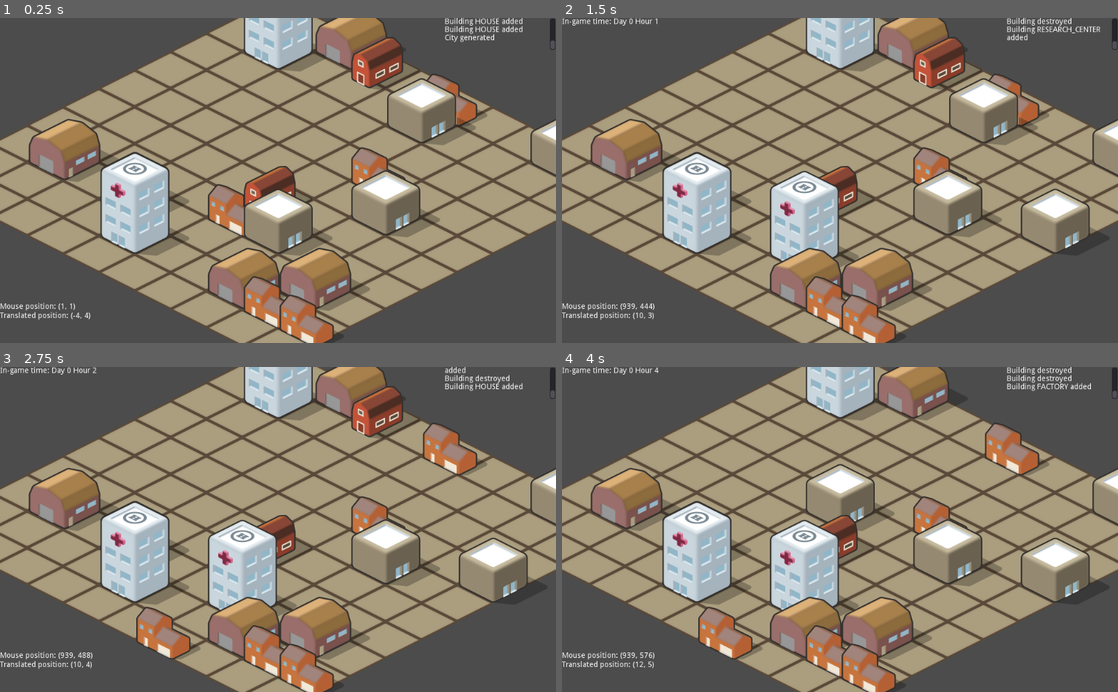
Above: before the commit, frames 1-4 (two rows, left to right).
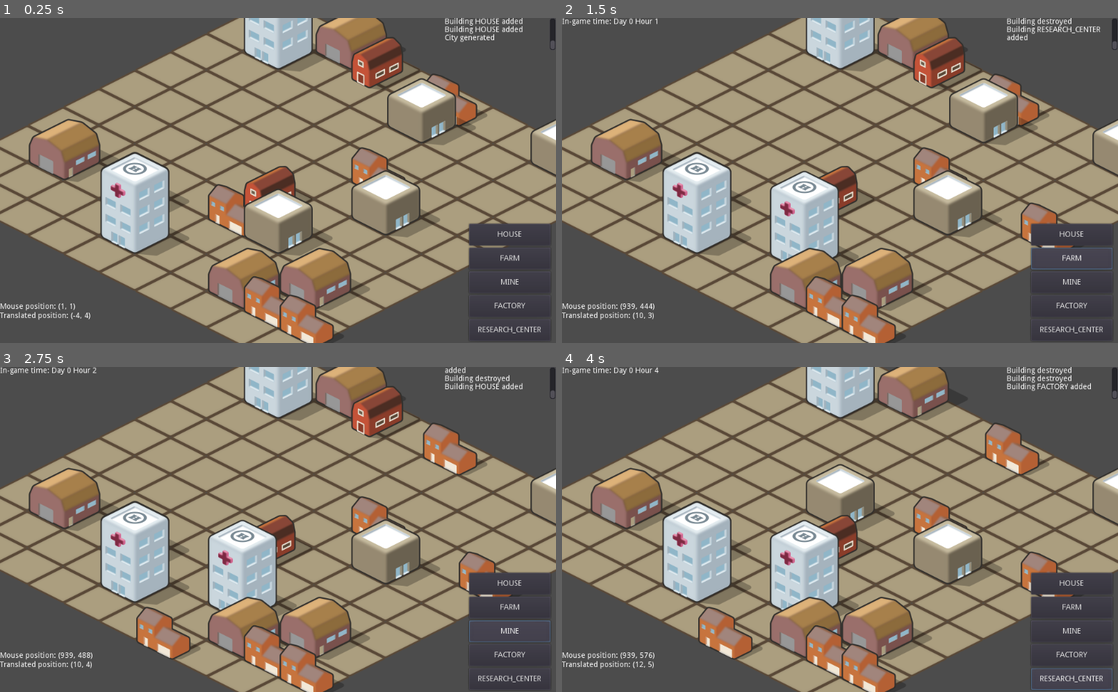
Above: after the commit, the same moments.

Repository: jonmabe/City-Builder-POC
Game: Godot game, scene res://scenes/Main.tscn
Same seed, same stepped clock (60 frames per second), same inputs: the game is played once before the commit and once after it.
Inputs (mouse positions are in pixels of both pictures, inside the frame that each line leads up to):
- Up to frame 1 (0.25 s): no input
- Up to frame 2 (1.5 s): click (1073, 235) at 0.5 s, where only the run after the commit has a clickable "HOUSE"; click (1073, 258) at 1.25 s, where only the run after the commit has a clickable "FARM"
- Up to frame 3 (2.75 s): click (511, 630) at 2 s, where only the run after the commit has a clickable "MINE"
- Up to frame 4 (4 s): click (1073, 656) at 2.75 s, where only the run after the commit has a clickable "FACTORY"; click (1073, 679) at 3.5 s, where only the run after the commit has a clickable "RESEARCH_CENTER"

The runs differ from the first frame. In frame 1, 1.2% of the frame differs, in the area x 84-99%, y 63-98%; in frame 2, 2.2%; in frame 3, 2.3%; in frame 4, 2.3%, in the area x 82-99%, y 52-100%.

Commit message:
Added a simple menu to allow for build type selection

Diff:
--- /dev/null
+++ b/scenes/BuildMenu.tscn
@@ -0,0 +1,9 @@
+[gd_scene load_steps=2 format=2]
+
+[ext_resource path="res://scripts/BuildMenu.gd" type="Script" id=1]
+
+[node name="BuildMenu" type="Control"]
+script = ExtResource( 1 )
+
+[node name="VBoxContainer" type="VBoxContainer" parent="."]
+size_flags_vertical = 3
--- a/scenes/Main.tscn
+++ b/scenes/Main.tscn
@@ -6,6 +6,7 @@
 [ext_resource path="res://scripts/Control.gd" type="Script" id=4]
 [ext_resource path="res://scripts/MainCamera.gd" type="Script" id=5]
 [ext_resource path="res://scripts/MouseLocation.gd" type="Script" id=6]
+[ext_resource path="res://scenes/BuildMenu.tscn" type="PackedScene" id=7]
 
 [sub_resource type="Theme" id=1]
 
@@ -34,6 +35,27 @@
 valign = 2
 script = ExtResource( 6 )
 
+[node name="CanvasLayer" type="CanvasLayer" parent="UI"]
+
+[node name="Control" type="Control" parent="UI/CanvasLayer"]
+anchor_left = 1.0
+anchor_top = 1.0
+anchor_right = 1.0
+anchor_bottom = 1.0
+margin_right = 40.0
+margin_bottom = 40.0
+
+[node name="HBoxContainer" type="HBoxContainer" parent="UI/CanvasLayer/Control"]
+anchor_left = 1.0
+anchor_top = 1.0
+anchor_right = 1.0
+anchor_bottom = 1.0
+margin_left = -200.0
+margin_top = -260.0
+
+[node name="BuildMenu" parent="UI/CanvasLayer/Control/HBoxContainer" instance=ExtResource( 7 )]
+margin_bottom = 260.0
+
 [node name="ViewportContainer" type="ViewportContainer" parent="."]
 margin_right = 40.0
 margin_bottom = 40.0
@@ -49,6 +71,5 @@
 
 [node name="MainCamera" type="Camera2D" parent="."]
 rotation = 0.785398
-scale = Vector2( 1, 1 )
 current = true
 script = ExtResource( 5 )
--- /dev/null
+++ b/scripts/BuildMenu.gd
@@ -0,0 +1,28 @@
+extends Control
+
+signal building_selected(building_type)
+
+const Building = preload("res://scripts/Building.gd")
+
+onready var vbox_container = $VBoxContainer
+
+func _ready():
+	generate_build_buttons()
+
+func generate_build_buttons():
+	var building_types = Building.BuildingMeta
+
+	for building_type in building_types:
+		var building_info = Building.BuildingMeta[building_type]
+		var button = Button.new()
+		button.text = building_info["name"]
+		button.name = building_info["name"]
+		button.connect("pressed", self, "_on_build_button_pressed", [building_type])
+		button.set_meta("building_type", building_type)
+		button.rect_min_size = Vector2(150, 40) # You can set the button size here
+		button.add_to_group("build_button")
+		vbox_container.add_child(button)
+
+func _on_build_button_pressed(building_type):
+	print("Building selected: " + str(building_type))
+	emit_signal("building_selected", building_type)
--- a/scripts/Building.gd
+++ b/scripts/Building.gd
@@ -5,19 +5,24 @@
 
 const BuildingMeta = {
 	BuildingType.HOUSE: {
-		"name": "HOUSE"
+		"name": "HOUSE",
+		"texture": preload("res://assets/images/MBS_Isometric_City_Pack/Buildings/house_large_brown_a.png")
 	},
 	BuildingType.FARM: {
-		"name": "FARM"
+		"name": "FARM",
+		"texture": preload("res://assets/images/MBS_Isometric_City_Pack/Buildings/barn_red_a.png")
 	},
 	BuildingType.MINE: {
-		"name": "MINE"
+		"name": "MINE",
+		"texture": preload("res://assets/images/MBS_Isometric_City_Pack/Buildings/warehouse_maroon_a.png")
 	},
 	BuildingType.FACTORY: {
-		"name": "FACTORY"
+		"name": "FACTORY",
+		"texture": preload("res://assets/images/MBS_Isometric_City_Pack/Buildings/building_small_brown_b.png")
 	},
 	BuildingType.RESEARCH_CENTER: {
-		"name": "RESEARCH_CENTER"
+		"name": "RESEARCH_CENTER",
+		"texture": preload("res://assets/images/MBS_Isometric_City_Pack/Buildings/hospital_a.png")
 	},
 }
 
@@ -29,15 +34,6 @@
 # Nodes
 onready var sprite = $Sprite
 
-# Building textures
-const TEXTURES = {
-	BuildingType.HOUSE: preload("res://assets/images/MBS_Isometric_City_Pack/Buildings/house_large_brown_a.png"),
-	BuildingType.FARM: preload("res://assets/images/MBS_Isometric_City_Pack/Buildings/barn_red_a.png"),
-	BuildingType.MINE: preload("res://assets/images/MBS_Isometric_City_Pack/Buildings/warehouse_maroon_a.png"),
-	BuildingType.FACTORY: preload("res://assets/images/MBS_Isometric_City_Pack/Buildings/building_small_brown_b.png"),
-	BuildingType.RESEARCH_CENTER: preload("res://assets/images/MBS_Isometric_City_Pack/Buildings/hospital_a.png"),
-}
-
 func _ready():
 	update_texture()
 
@@ -47,7 +43,7 @@
 # Inside Building.gd
 func update_texture():
 	#if building_type >= 0 and building_type < BuildingType.MAX_BUILDING_TYPE:
-	$Sprite.texture = TEXTURES[building_type]
+	$Sprite.texture = BuildingMeta[building_type]["texture"]
 
 func get_texture_offset(grid_size):
 	var size = $Sprite.texture.get_size()
--- a/scripts/Control.gd
+++ b/scripts/Control.gd
@@ -12,5 +12,4 @@
 	if event is InputEventMouseButton:
 		if event.pressed and event.button_index == BUTTON_LEFT:
 			var main_node = get_node("/root/Main")
-			var length = Building.BuildingMeta.size()
-			main_node.place_building_mouse(event.position, randi() % length)
+			main_node.place_building_mouse(event.position, main_node.selected_building_type)
--- a/scripts/Main.gd
+++ b/scripts/Main.gd
@@ -7,6 +7,7 @@
 
 # Variables
 var mode = BUILD_MODE
+var selected_building_type = 0
 
 onready var buildings: Array = []
 onready var game_timer = $GameTimer
@@ -26,7 +27,16 @@
 	generate_grid()
 	generate_city()
 	center_viewport()
+
+	selected_building_type = Building.BuildingType.HOUSE
+
+	var build_menu = get_node("UI/CanvasLayer/Control/HBoxContainer/BuildMenu")
+	build_menu.connect("building_selected", self, "_on_building_selected")
+
 	update()
+
+func _on_building_selected(building_type):
+	selected_building_type = building_type
 
 func center_viewport():
 	var used_area = CITY_SIZE * TILE_SIZE
Not shown: 1 places in scenes/Main.tscn that only renumber resources
